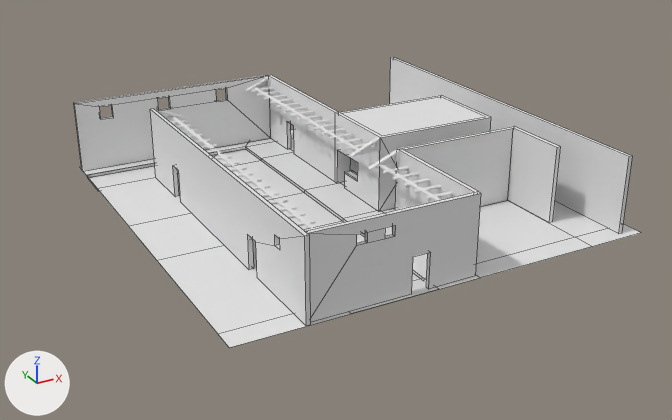
An edit to the Blender file app_0.2/assets/models/models/m_murs.blend, drawn before and after from the same camera.
One viewpoint serves both versions: a 50 mm lens placed at (-28.5, -45.2, 21.8), pointed at (-4.4, -1.4, -0.1). The axes (+X, +Y, +Z) are drawn at lower left. The lights are the same throughout. Mesh edges are drawn as thin lines on the coarser meshes.

In view in the first picture: 'm_Atelier', 'm_batiment_atenant', 'm_maçonerie_atelier', 'm_maçonerie_atenante', 'm_maçonerie_fontaine', 'm_mur_collé', 'm_mur_fond', 'm_mur_fontaine', 'm_mur_rue_droite', 'm_mur_rue_gauche', 'm_plafond2', 'm_sol'.
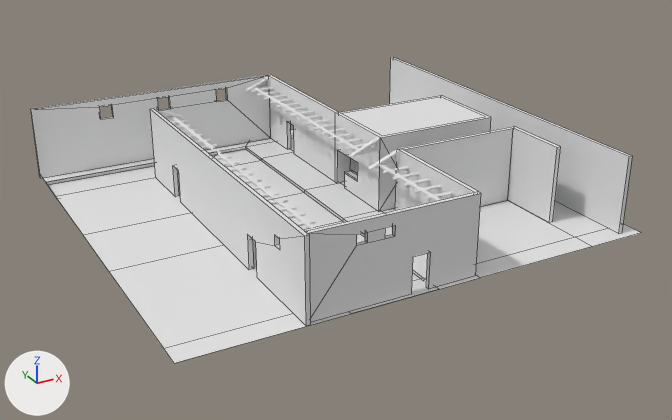
The change, as JSON lines over the scene's bpy script:
```json
{"block": "me_cube_009", "where": "me_cube_009.from_pydata(...)  # 32 vertices, 24 faces; spans x -12.32..1.0, y -1.0..-0.75, z -1.0..3.5"}
{"block": "me_cube_009", "where": "# used by ob_m_mur_rue_droite; location = (-3.49, 12.7, 1.0)"}
{"block": "me_cube_009", "where": "# before: 0 (-12.32, -1.0, -1.0) at pixel (82, 171), 1 (-12.32, -1.0, 3.5) at pixel (74, 103), 4 (-12.32, -0.75, -1.0) at pixel (81, 169), 5 (-12.32, -0.75, 3.5) at pixel (73, 102)"}
{"block": "me_cube_009", "change": "me_cube_009 part 1"}
{"op": "add", "block": "me_cube_009", "code": "for i in [0, 1, 4, 5]: me_cube_009.vertices[i].co += Vector((-2.66, 0.0, 0.0))"}
{"block": "me_plane_001", "where": "me_plane_001.from_pydata(...)  # 68 vertices, 56 faces; spans x -0.68..0.87, y -0.87..0.71, z -0.01..0.0"}
{"block": "me_plane_001", "where": "# used by ob_m_sol; location = (-5.03, 1.3, -0.04); scale = (15.8, 15.8, 15.8)"}
{"block": "me_plane_001", "change": "me_plane_001 part 2: all 11 vertices in x -0.68, y -0.87..0.71, z -0.01..0.0 are moved by (-0.16, 0.0, 0.0)"}
```

What differs and where, as boxes [x1, y1, x2, y2] in the pictures (672 x 420 px; the box of a moved part takes in the faces that stretch with it):
```json
{"object": "m_sol", "change": "reshaped", "before": [80, 130, 641, 348], "after": [43, 130, 641, 363], "on screen": "7% wider, 7% taller"}
{"object": "m_mur_rue_droite", "change": "reshaped", "before": [74, 75, 271, 171], "after": [31, 75, 271, 178], "on screen": "22% wider, 7% taller"}
{"part": 1, "of": "me_cube_009", "change": "moved or reshaped", "before": [74, 100, 205, 171], "after": [31, 100, 205, 178]}
{"part": 2, "of": "me_plane_001", "change": "moved or reshaped", "before": [80, 159, 295, 348], "after": [43, 159, 295, 363]}
```
